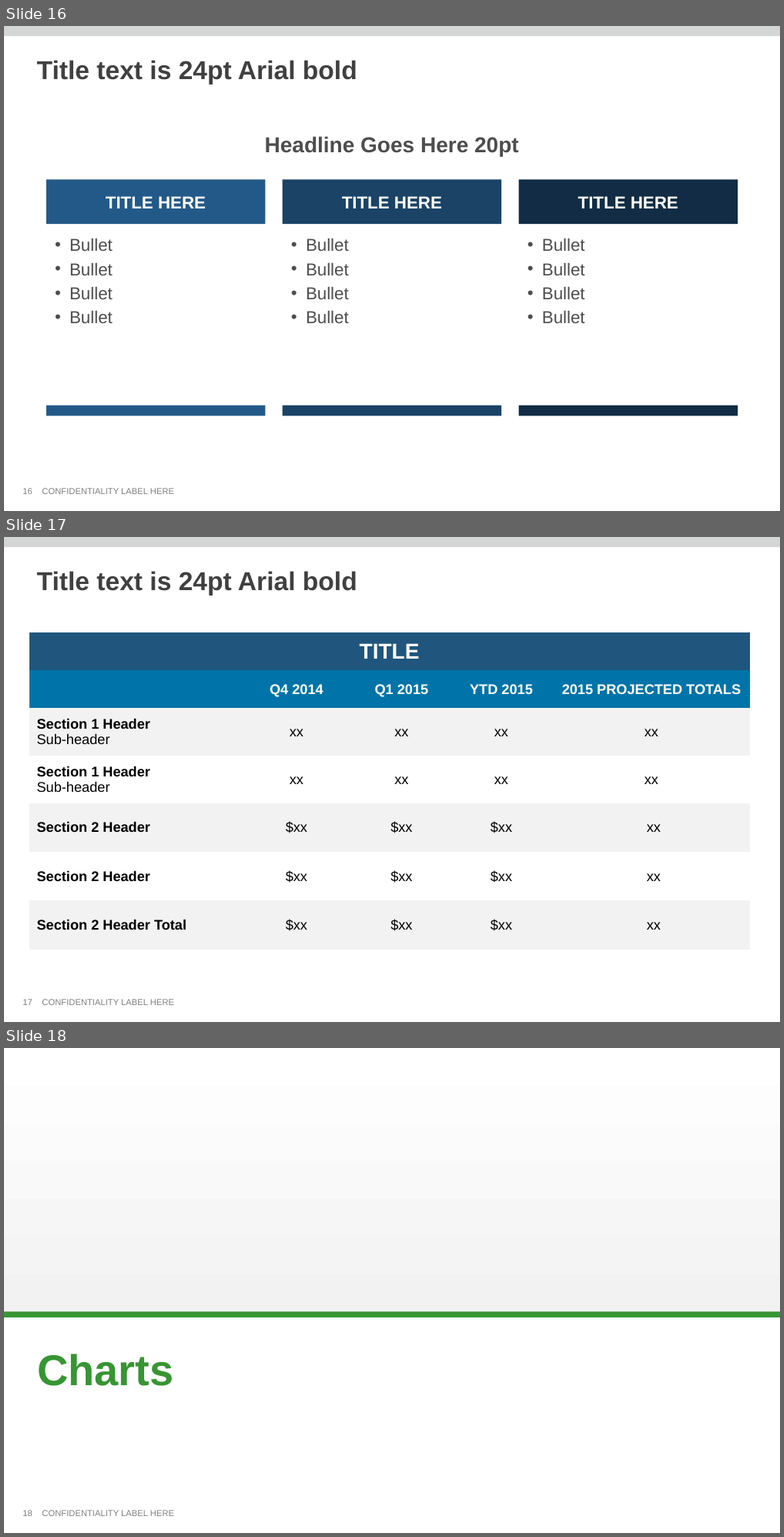
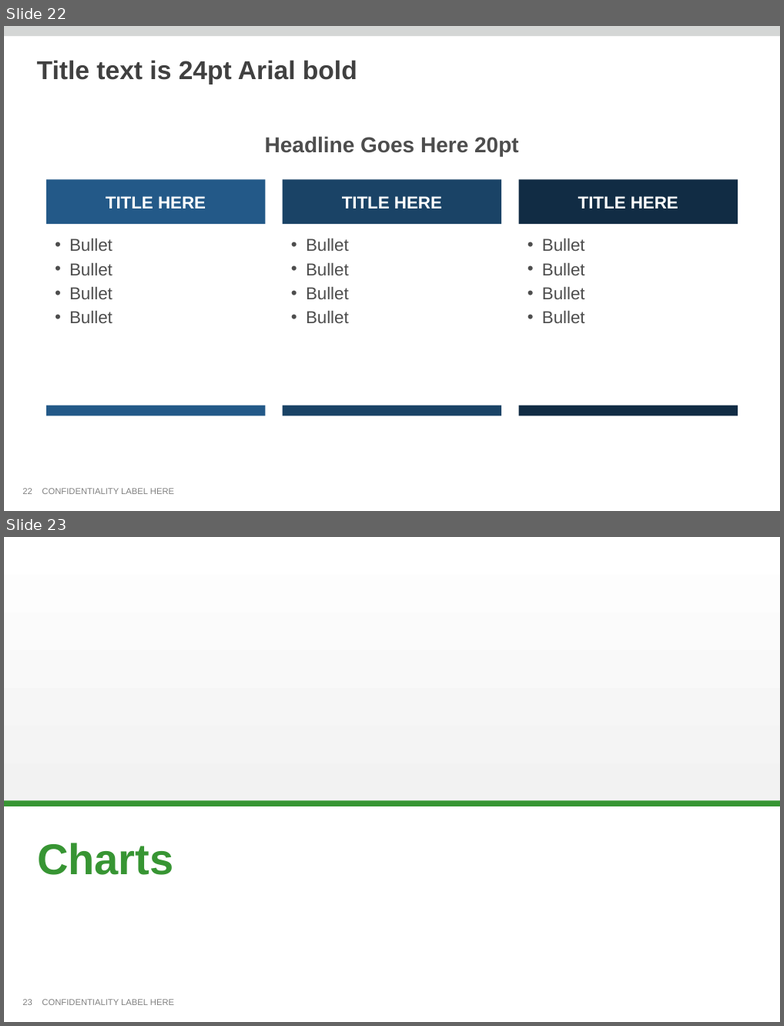
Before and after one commit to thomas-pontikes/greenhouse, a slide deck: CMF.pptx. Shown one above the other, each under a label of ours: slides 16, 17 and 18 before the commit, slides 22 and 23 after it. The pictures are 784x1537 and 784x1026 pixels, drawn with LibreOffice and Linux fonts; fonts in the diff are those of the drawing; background and template pictures are left out. Boxes give left, top, right and bottom in pixels: in the first picture for what was removed or moved away, otherwise in the second. Text is boxed around its words. In the diff, an @@ line names an element or a change of style, - is before the commit and + after.

```diff
--- a/CMF.pptx
+++ b/CMF.pptx
@@ slide 17 removed at bbox=[4, 537, 780, 1022], background #FFFFFF; not listed: 2 template elements that a slide beside it also shows @@
@@ title removed at bbox=[37, 571, 357, 596] @@
-Title text is 24pt Arial bold
@@ table removed at bbox=[29, 632, 750, 950], 7 rows, 5 columns @@
-TITLE |  |  |  | 
- | Q4 2014 | Q1 2015 | YTD 2015 | 2015 PROJECTED TOTALS
-Section 1 Header Sub-header | xx | xx | xx | xx
-Section 1 Header / Sub-header | xx | xx | xx | xx
-Section 2 Header | $xx | $xx | $xx | xx
-Section 2 Header | $xx | $xx | $xx | xx
-Section 2 Header Total | $xx | $xx | $xx | xx
@@ page number removed at bbox=[22, 999, 32, 1005] @@
-17
@@ what was slide 16 is now slide 22 @@
@@ page number at bbox=[22, 488, 32, 494]: text changed @@
-16
+22
@@ what was slide 18 is now slide 23 @@
@@ page number at bbox=[22, 999, 32, 1005]: text changed @@
-18
+23
```
Also in this commit, not shown: 2 slides changed, 13 slides added, 7 other slides removed.
